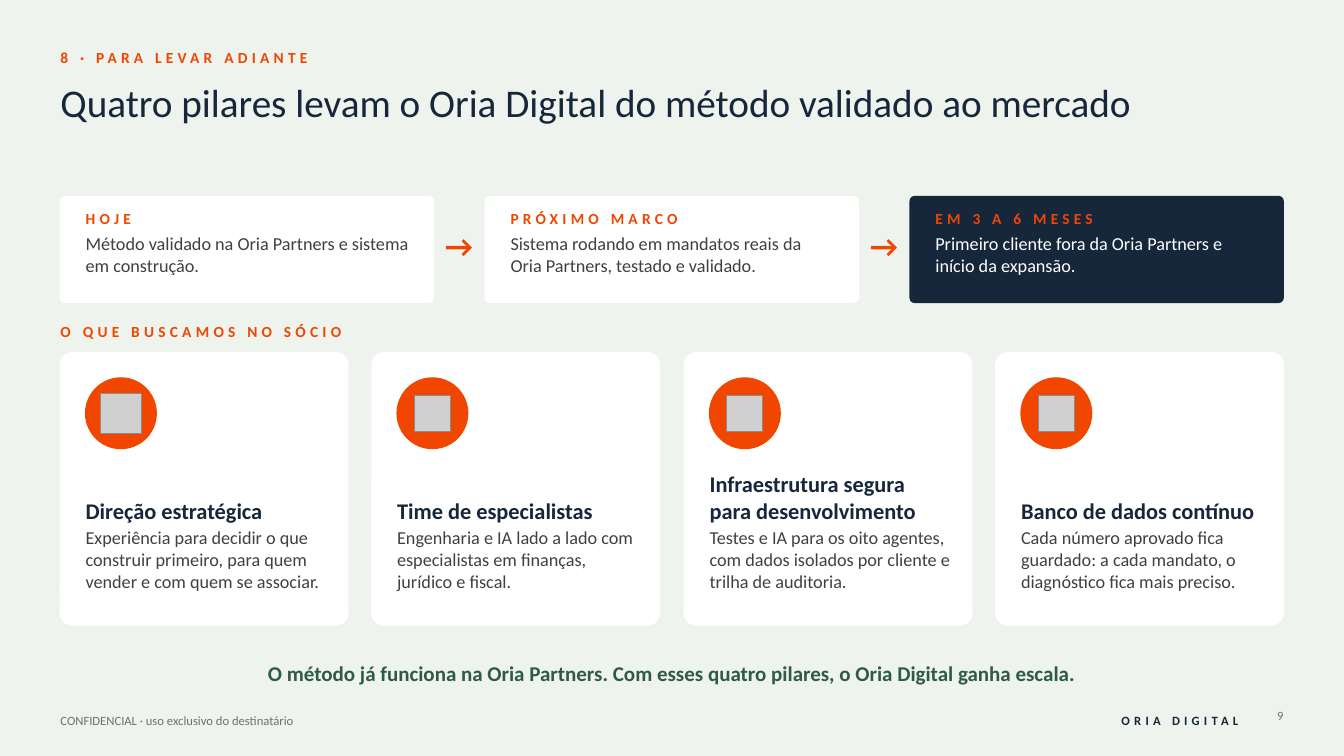
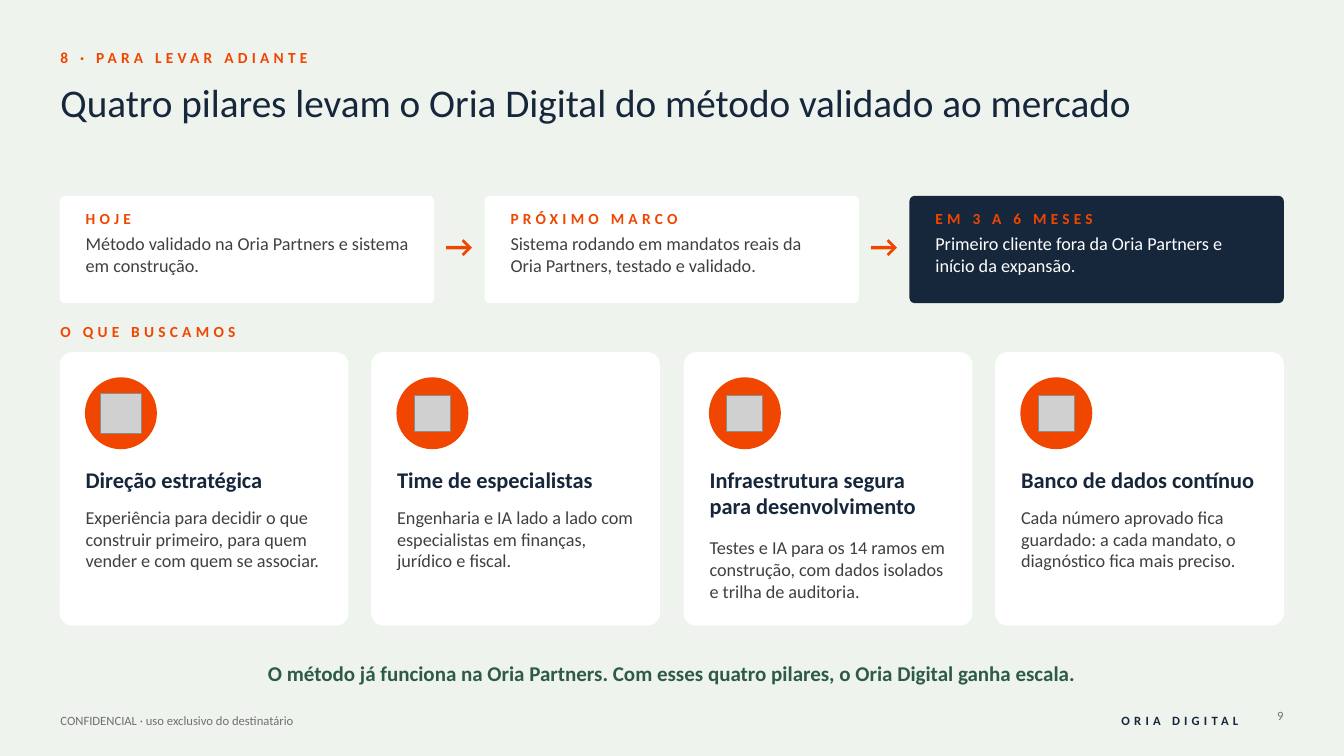
Before and after one commit to rodrigovaroto-wq/Oria-Digital, a slide deck: slide 9 of Apresentações/Business Plan Oria Digital/1_entrega/Business_Plan_Oria_Digital_v3.pptx. Drawn at 1344x756 pixels with LibreOffice and Linux fonts; fonts in the diff are those of the drawing; grey boxes stand for pictures. Boxes give left, top, right and bottom in pixels: in the first picture for what was removed or moved away, otherwise in the second. Text is boxed around its words. In the diff, an @@ line names an element or a change of style, - is before the commit and + after.

```diff
--- a/Apresentações/Business Plan Oria Digital/1_entrega/Business_Plan_Oria_Digital_v3.pptx
+++ b/Apresentações/Business Plan Oria Digital/1_entrega/Business_Plan_Oria_Digital_v3.pptx
@@ text at bbox=[60, 327, 235, 339]: text changed @@
-O QUE BUSCAMOS NO SÓCIO
+O QUE BUSCAMOS
@@ vertical alignment bottom to top in 4 elements at bbox=[710, 472, 916, 518], bbox=[397, 472, 592, 492], bbox=[1021, 472, 1254, 488], bbox=[86, 472, 262, 492] @@
@@ 3 texts: place and size @@
-3 texts at bbox=[86, 531, 1236, 591]
+3 texts at bbox=[86, 511, 1236, 570]
@@ text at bbox=[710, 542, 945, 598]: text changed @@
-Testes e IA para os oito agentes, com dados isolados por cliente e trilha de auditoria.
+Testes e IA para os 14 ramos em construção, com dados isolados e trilha de auditoria.
```
Also in this commit, not shown: 9 other slides changed, 19 other files.
